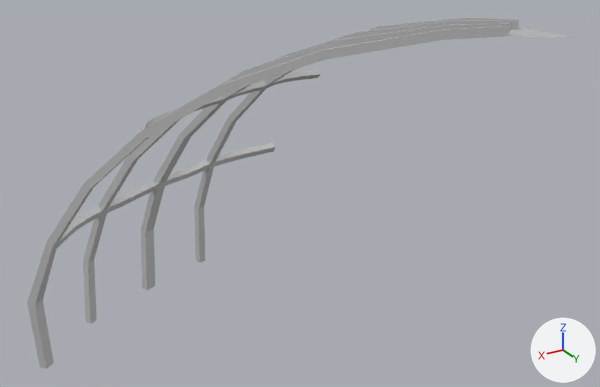
Renders of the FBX model Nerethos_3D/Assets/_Project/03_Art/01_Meshes/dome_ribs_metal.fbx from each side of a commit.
The view is the same before and after, from a 50 mm lens placed at (31.68, 27.23, 59.0), pointed at (7.26, -13.47, 38.66). The lights are fixed; the arrows at lower right show +X, +Y and +Z. The picture after the commit comes second. Where no turn or scale is listed for an object, it has been applied to the vertices.

The first picture shows 'dome_ribs_metal'.
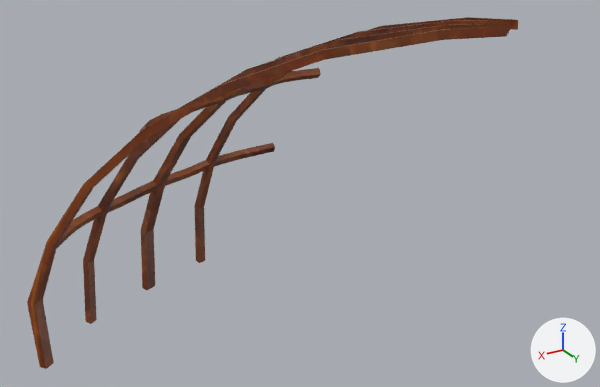
What differs and where, as boxes (x1, y1, x2, y2) in the pictures (600 x 387 px):
'dome_ribs_metal', reshaped (10% narrower): before (27, 17, 570, 369); after (27, 17, 518, 369)
part 1 of me_mesh, cut back: before (442, 17, 570, 37); after (442, 17, 513, 30)
part 2 of me_mesh, recoloured: (27, 17, 518, 369) in both

What changed in the scene script:
```text
Add img_copperupdated_png:
    img_copperupdated_png = load_image('CopperUpdated.png', '../../../../../ModularPieces/images/CopperUpdated.png', 2048, 2048, 'Display P3')
Add mat_mat_copper:
    mat_mat_copper = principled_material('MAT_Copper')
    mat_mat_copper.texture = img_copperupdated_png  # with its transparency
Change me_mesh:
    used by ob_dome_ribs_metal; location = (0.0, 0.0, 50.14)
    remove me_mesh.from_pydata(...)  # 395 vertices, 399 faces; spans x 0.0..22.6, y -31.3..0.0, z -24.3..0.4
    add me_mesh.from_pydata(...)  # 384 vertices, 392 faces; spans x 0.0..22.6, y -31.3..-2.2, z -24.3..0.4
    me_mesh part 1
    11 vertices are removed from x 0.0..2.2, y -3.2..0.0, z -0.1..0.4
    19 faces are deleted
    12 new faces join them
    me_mesh part 2: 380 faces spanning x 0.0..22.6, y -31.3..-2.2, z -24.3..0.4 switch from mat_lambert1 (grey #bcbcbc) to mat_mat_copper (picture img_copperupdated_png)
```
